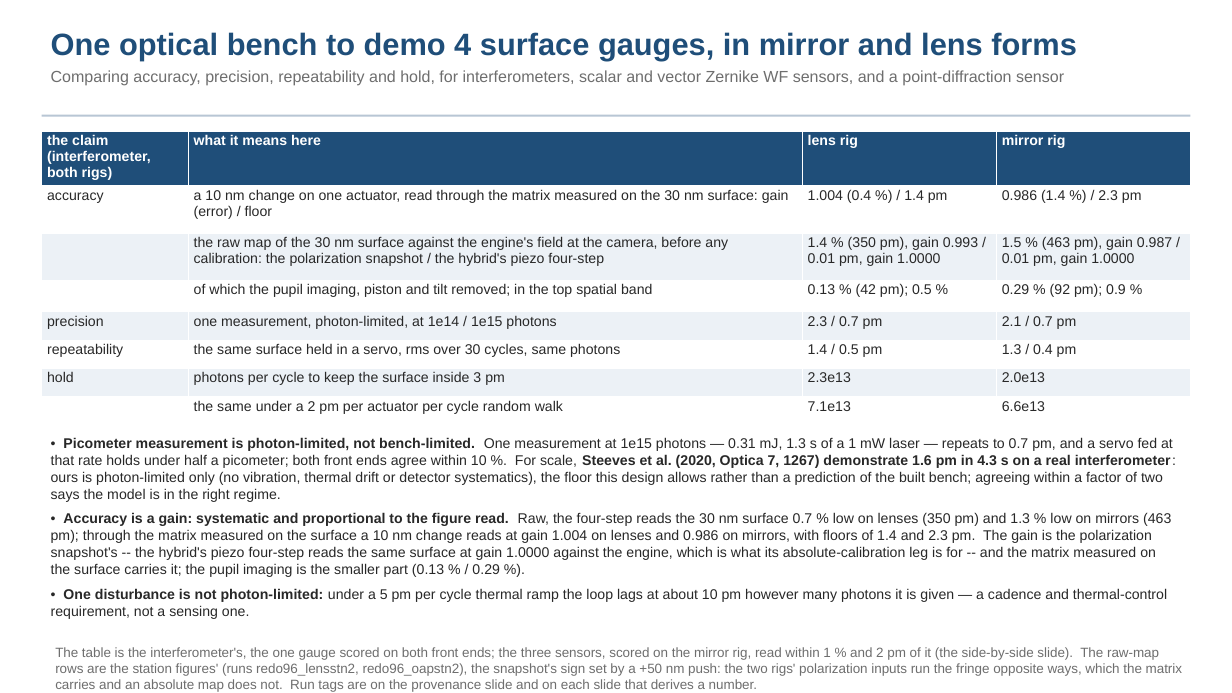
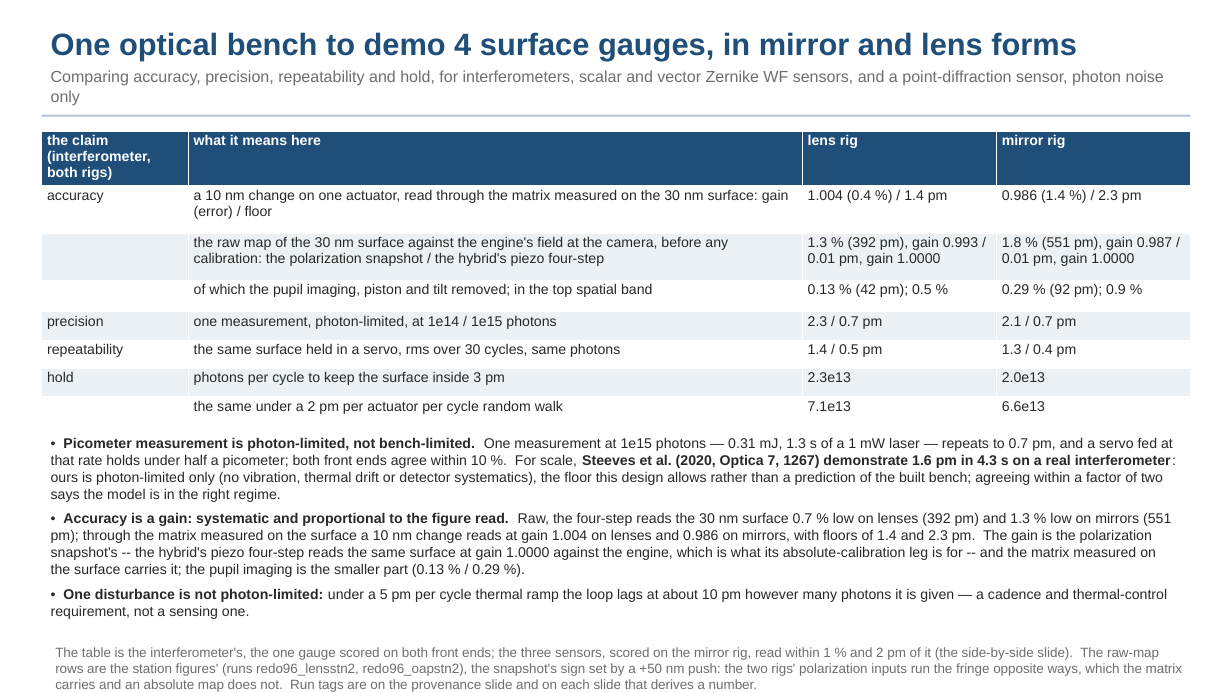
Before and after one commit to nasa-jpl/macos, a slide deck: slide 2 of demo_session/deck_gauges_short.pptx. Drawn at 1232x693 pixels with LibreOffice and Linux fonts; fonts in the diff are those of the drawing. Boxes give left, top, right and bottom in pixels: in the first picture for what was removed or moved away, otherwise in the second. Text is boxed around its words. In the diff, an @@ line names an element or a change of style, - is before the commit and + after.

```diff
--- a/demo_session/deck_gauges_short.pptx
+++ b/demo_session/deck_gauges_short.pptx
@@ text at (51,70,1164,106): text changed @@
-Comparing accuracy, precision, repeatability and hold, for interferometers, scalar and vector Zernike WF sensors, and a point-diffraction sensor
+Comparing accuracy, precision, repeatability and hold, for interferometers, scalar and vector Zernike WF sensors, and a point-diffraction sensor, photon noise only
@@ table at (42,131,1191,418) @@
-row 3, column 3: 1.4 % (350 pm), gain 0.993 / 0.01 pm, gain 1.0000
+row 3, column 3: 1.3 % (392 pm), gain 0.993 / 0.01 pm, gain 1.0000
-row 3, column 4: 1.5 % (463 pm), gain 0.987 / 0.01 pm, gain 1.0000
+row 3, column 4: 1.8 % (551 pm), gain 0.987 / 0.01 pm, gain 1.0000
@@ text at (51,512,1171,577): text changed @@
-• Accuracy is a gain: systematic and proportional to the figure read. Raw, the four-step reads the 30 nm surface 0.7 % low on lenses (350 pm) and 1.3 % low on mirrors (463 pm); through the matrix measured on the surface a 10 nm change reads at gain 1.004 on lenses and 0.986 on mirrors, with floors of 1.4 and 2.3 pm. The gain is the polarization snapshot's -- the hybrid's piezo four-step reads the same surface at gain 1.0000 against the engine, which is what its absolute-calibration leg is for -- and the matrix measured on the surface carries it; the pupil imaging is the smaller part (0.13 % / 0.29 %).
+• Accuracy is a gain: systematic and proportional to the figure read. Raw, the four-step reads the 30 nm surface 0.7 % low on lenses (392 pm) and 1.3 % low on mirrors (551 pm); through the matrix measured on the surface a 10 nm change reads at gain 1.004 on lenses and 0.986 on mirrors, with floors of 1.4 and 2.3 pm. The gain is the polarization snapshot's -- the hybrid's piezo four-step reads the same surface at gain 1.0000 against the engine, which is what its absolute-calibration leg is for -- and the matrix measured on the surface carries it; the pupil imaging is the smaller part (0.13 % / 0.29 %).
```
Also in this commit, not shown: 7 other slides changed, 13 other files.
